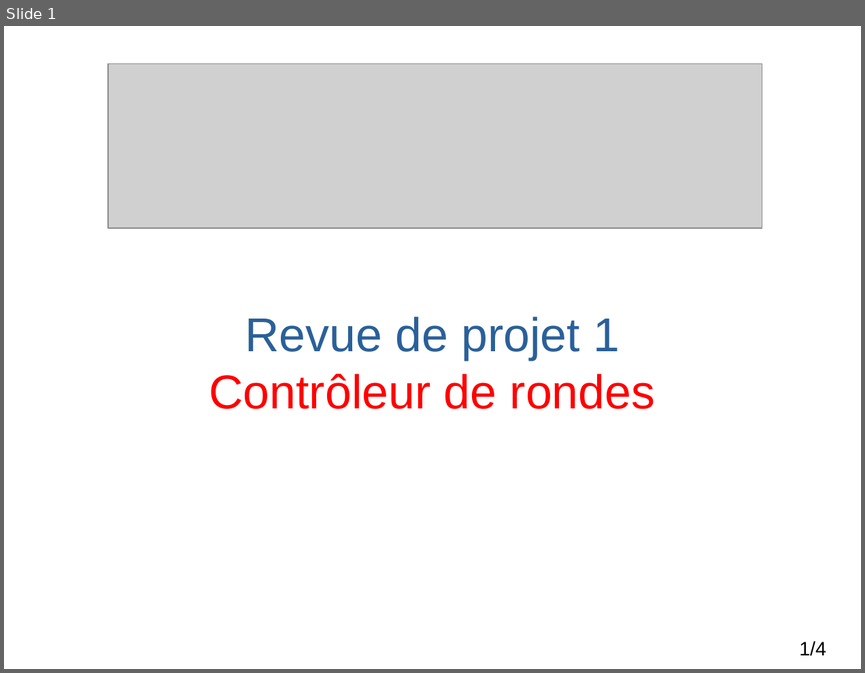
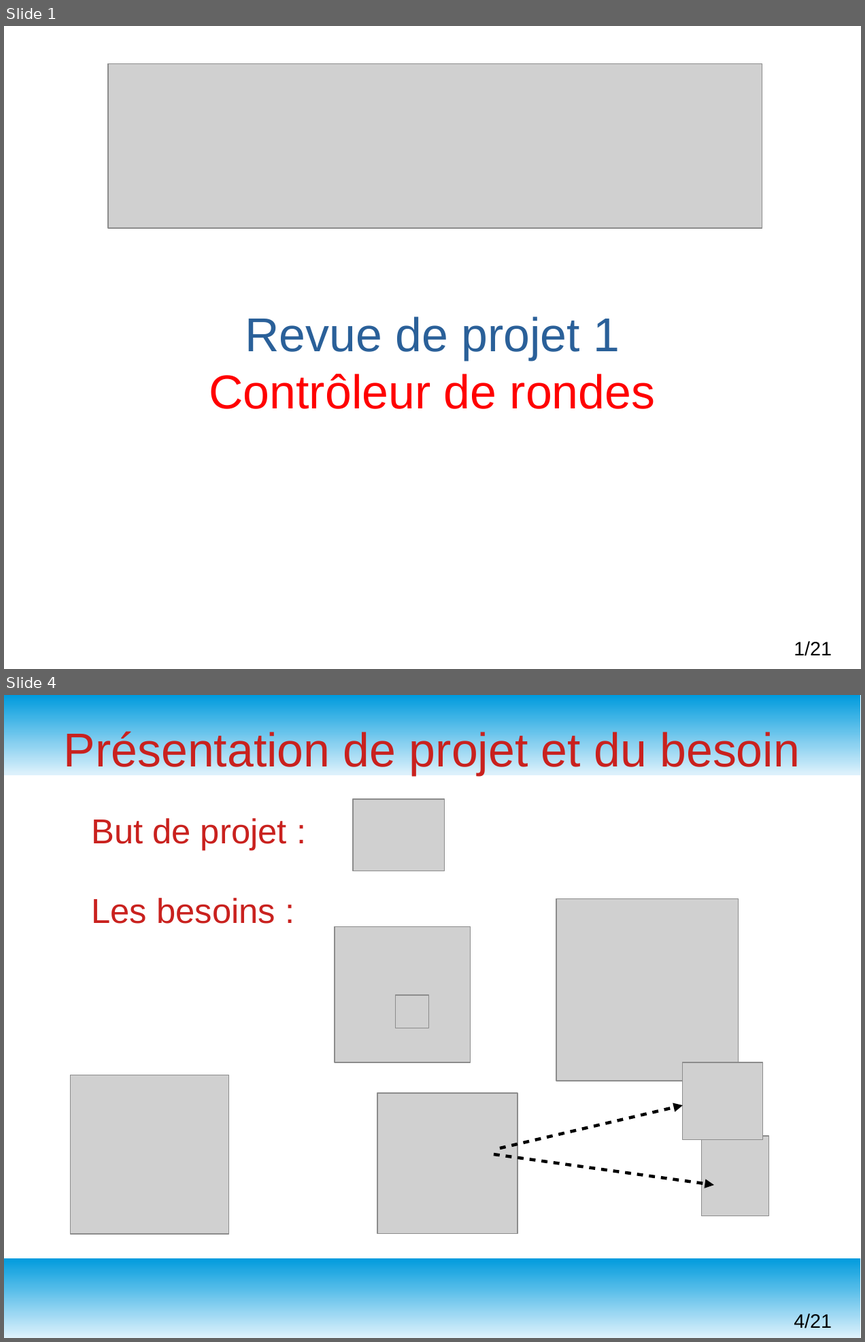
Before and after one commit to msoulard/ControleurDeRondes, a slide deck: Maëva/Diapo Revue 1.odp. Shown one above the other, each under a label of ours: slide 1 before the commit, slides 1 and 4 after it; the slides between them are not shown. The pictures are 865x673 and 865x1342 pixels, drawn with LibreOffice and Linux fonts; fonts in the diff are those of the drawing; grey boxes stand for pictures; background and template pictures are left out. Boxes give left, top, right and bottom in pixels: in the first picture for what was removed or moved away, otherwise in the second. Text is boxed around its words. In the diff, an @@ line names an element or a change of style, - is before the commit and + after.

```diff
--- a/Maëva/Diapo Revue 1.odp
+++ b/Maëva/Diapo Revue 1.odp
@@ slide 4 added at <box>4,695,861,1338</box>, background #FFFFFF @@
@@ rectangle added at <box>4,695,861,775</box>, fill gradient #DFF2FC to #009BDD @@
@@ title added at <box>64,728,800,775</box>, 44 pt, text #C9211E @@
+Présentation de projet et du besoin
@@ picture added at <box>353,799,445,870</box> @@
@@ text added at <box>91,818,287,850</box>, 32 pt, text #C9211E @@
+But de projet :
@@ text added at <box>91,898,275,923</box>, 32 pt, text #C9211E @@
+Les besoins :
@@ picture added at <box>557,899,738,1081</box> @@
@@ picture added at <box>334,927,470,1063</box> @@
@@ picture added at <box>396,995,428,1028</box> @@
@@ picture added at <box>70,1075,228,1234</box> @@
@@ picture added at <box>683,1062,763,1139</box> @@
@@ picture added at <box>377,1093,517,1233</box> @@
@@ arrow added from (500, 1149) to (683, 1106), #000000 2.83 pt @@
@@ picture added at <box>702,1136,770,1216</box> @@
@@ arrow added from (494, 1155) to (714, 1185), #000000 2.83 pt @@
@@ rectangle added at <box>4,1258,861,1338</box>, fill gradient #DFF2FC to #009BDD @@
@@ page number added at <box>793,1313,832,1328</box>, 18 pt, text #000000 @@
+4/21
@@ page number at <box>793,641,832,656</box>: text changed @@
-1/4
+1/21
```
Also in this commit, not shown: 19 other slides added, 3 slides removed, 4 other files.
